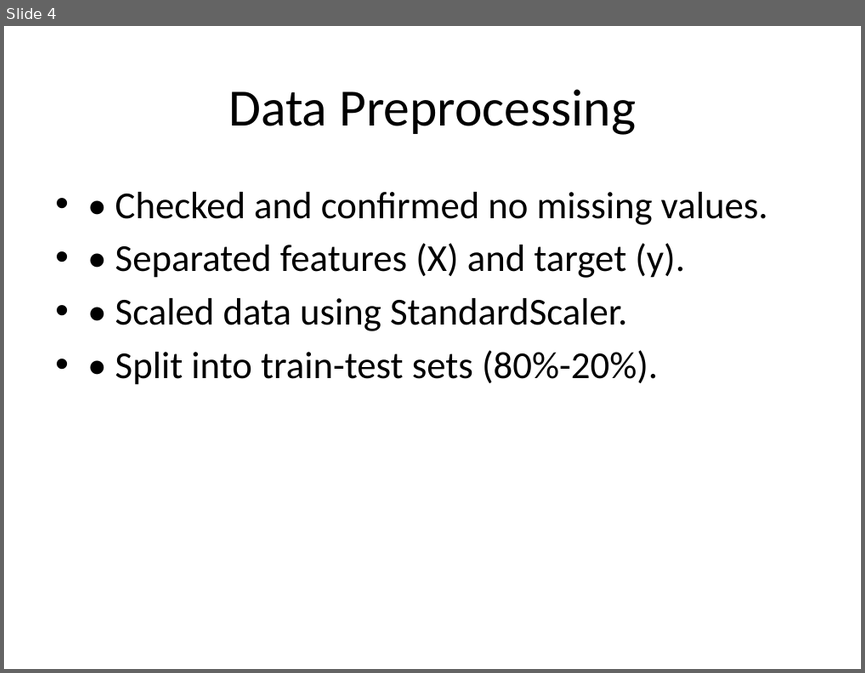
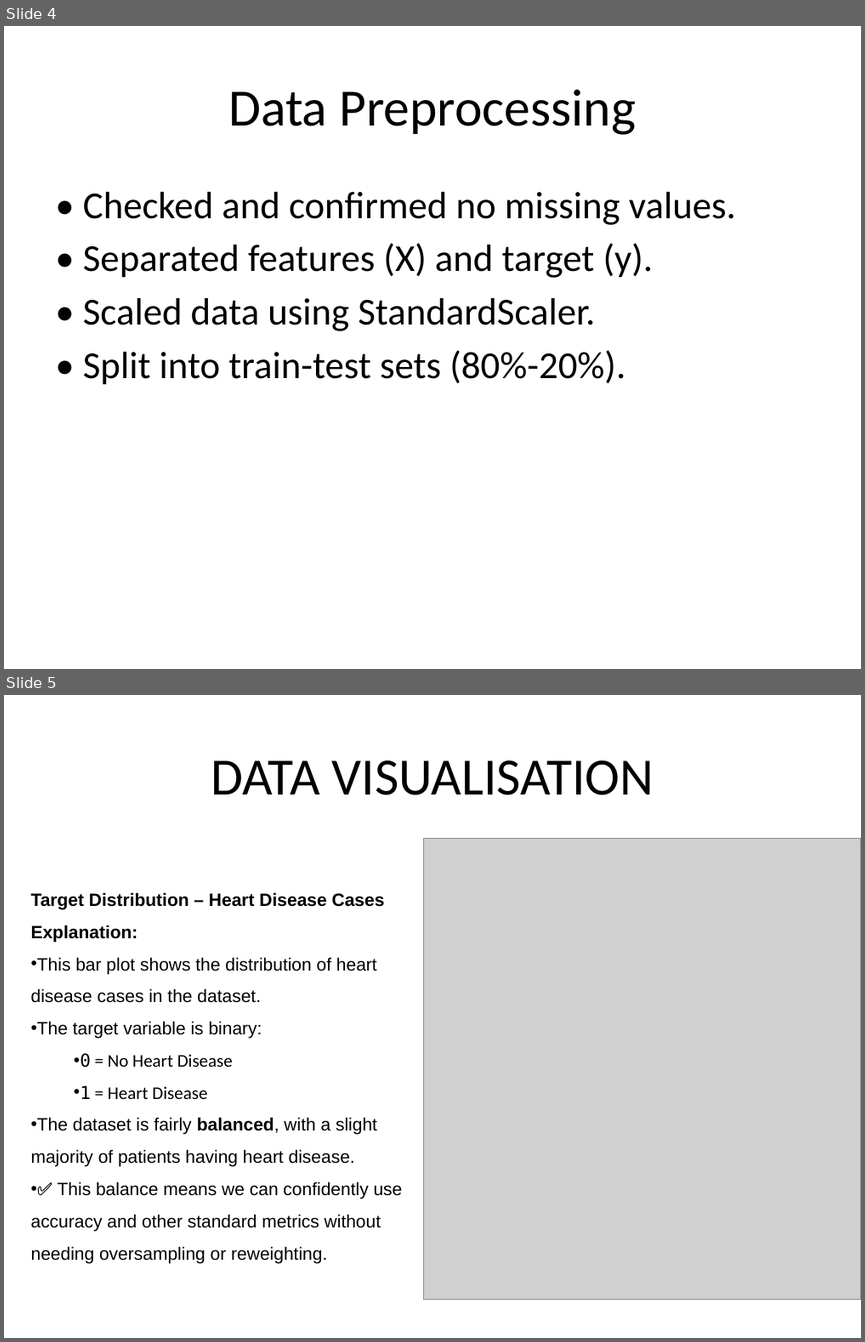
Before and after one commit to NSM1123/heart-disease-prediction, a slide deck: Heart_Disease_Detection_Recreated.pptx. Shown one above the other, each under a label of ours: slide 4 before the commit, slides 4 and 5 after it. The pictures are 865x673 and 865x1342 pixels, drawn with LibreOffice and Linux fonts; fonts in the diff are those of the drawing; grey boxes stand for pictures. Boxes give left, top, right and bottom in pixels: in the first picture for what was removed or moved away, otherwise in the second. Text is boxed around its words. In the diff, an @@ line names an element or a change of style, - is before the commit and + after.

Commit message:
updated heart disease ppt

```diff
--- a/Heart_Disease_Detection_Recreated.pptx
+++ b/Heart_Disease_Detection_Recreated.pptx
@@ slide 5 added at [4, 695, 861, 1338], background #FFFFFF @@
@@ title added at [211, 760, 654, 795], 44 pt, text #000000 @@
+DATA VISUALISATION
@@ picture added at [423, 839, 861, 1300] @@
@@ text added at [31, 892, 403, 1263], 15 pt, text #000000 @@
+Target Distribution – Heart Disease Cases
+Explanation:
+• This bar plot shows the distribution of heart disease cases in the dataset.
+• The target variable is binary:
+  • 0 = No Heart Disease
+  • 1 = Heart Disease
+• The dataset is fairly balanced, with a slight majority of patients having heart disease.
+• ✅ This balance means we can confidently use accuracy and other standard metrics without needing oversampling or reweighting.
@@ slide 4 changed as well @@
@@ text "• Checked and confirmed no ..." at [83, 192, 736, 385]: bullet • to none @@
```
Also in this commit, not shown: 7 other slides changed, 2 other slides added.
